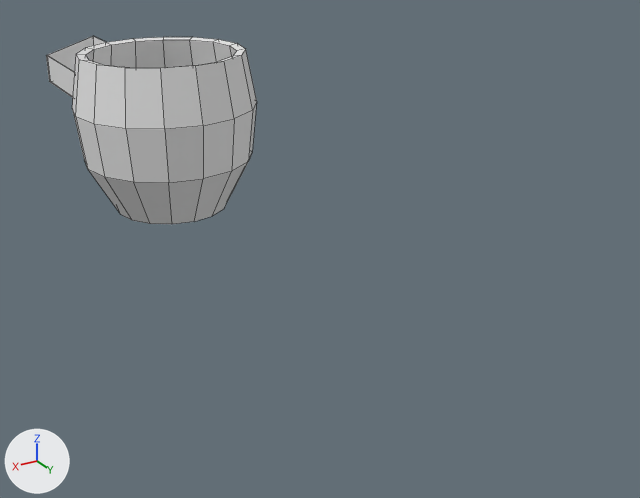
Renders of the Blender file Assets/Meshes/all_meshes.blend from each side of a commit.
The view is the same before and after, from a camera (50 mm lens) standing at (1.04, 3.29, 0.78) and looking at (-0.26, 1.11, -0.31). Arrows for +X, +Y and +Z are at lower left; the lights stay in place. Mesh edges are drawn as thin lines.

Objects in the first picture: 'Cauldron', 'Ingredient_box'.
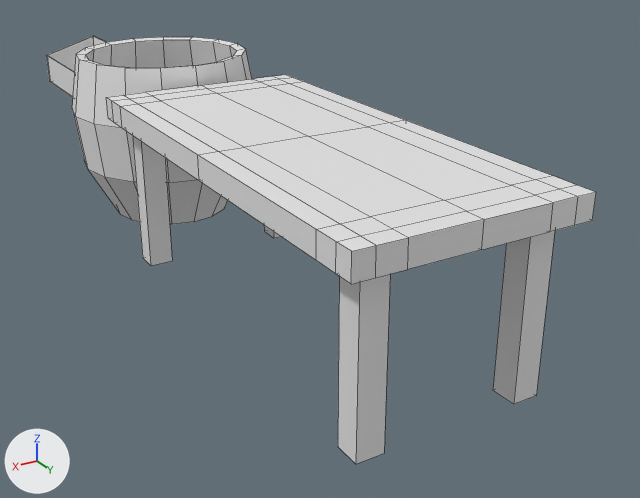
Commit message: Add table mesh

Pixel boxes [x1, y1, x2, y2] of what changed, in the pictures (640 x 498 px):
'Cube', added
    after: [106, 75, 596, 464]

The change, as a list of edits to the scene's bpy script:
```text
Add me_cube:
    me_cube.from_pydata(...)  # 114 vertices, 112 faces; spans x -0.29..0.29, y -0.64..0.64, z -7.45..0.5
Add ob_cube:
    ob_cube = bpy.data.objects.new('Cube', me_cube)
    ob_cube.location = (0.0, 1.5, 0.151)
    ob_cube.scale = (1.0, 1.0, 0.0612)
```
